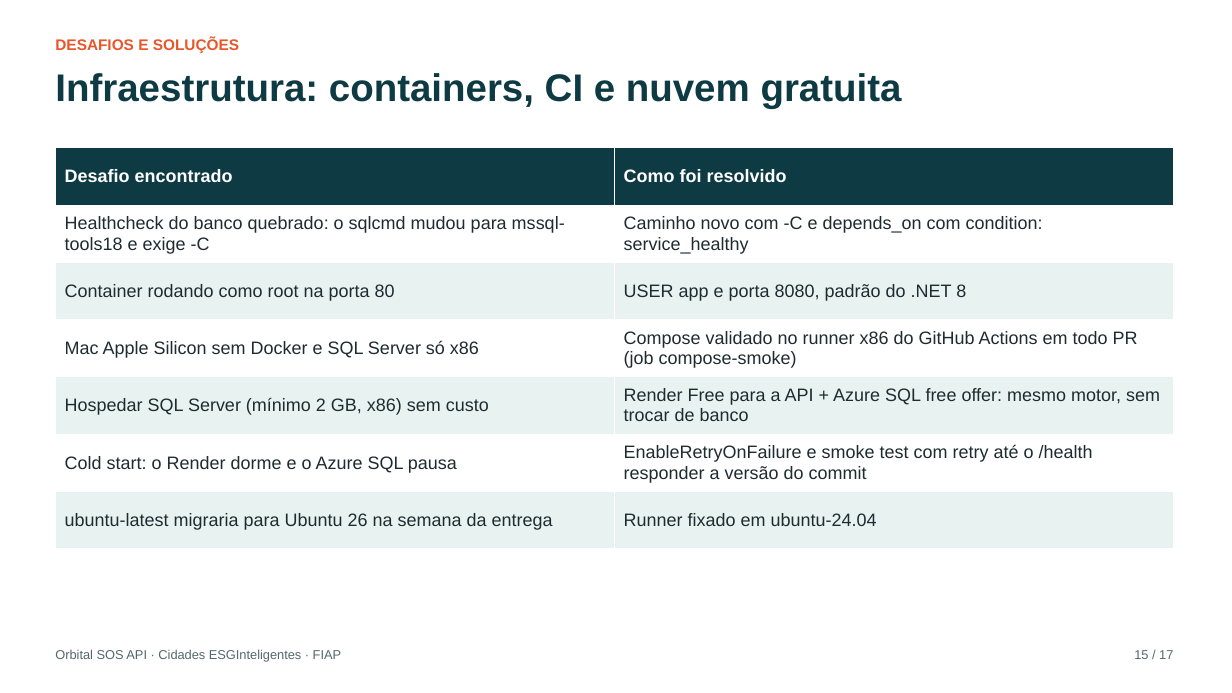
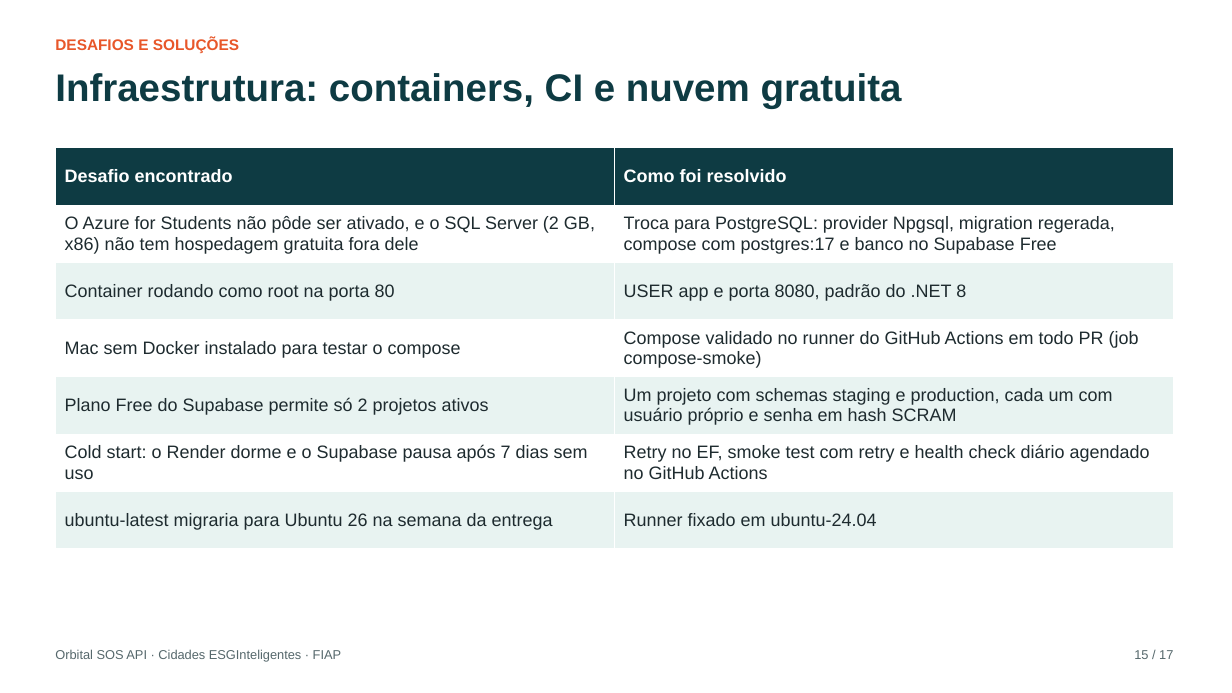
Before and after one commit to vsilva1997/orbital-sos-api, a slide deck: slide 15 of docs/Documentacao_DevOps.pptx. Drawn at 1232x693 pixels with LibreOffice and Linux fonts; fonts in the diff are those of the drawing. Boxes give left, top, right and bottom in pixels: in the first picture for what was removed or moved away, otherwise in the second. Text is boxed around its words. In the diff, an @@ line names an element or a change of style, - is before the commit and + after.

```diff
--- a/docs/Documentacao_DevOps.pptx
+++ b/docs/Documentacao_DevOps.pptx
@@ table at (55, 148, 1174, 549) @@
-row 2, column 1: Healthcheck do banco quebrado: o sqlcmd mudou para mssql-tools18 e exige -C
+row 2, column 1: O Azure for Students não pôde ser ativado, e o SQL Server (2 GB, x86) não tem hospedagem gratuita fora dele
-row 2, column 2: Caminho novo com -C e depends_on com condition: service_healthy
+row 2, column 2: Troca para PostgreSQL: provider Npgsql, migration regerada, compose com postgres:17 e banco no Supabase Free
-row 4, column 1: Mac Apple Silicon sem Docker e SQL Server só x86
+row 4, column 1: Mac sem Docker instalado para testar o compose
-row 4, column 2: Compose validado no runner x86 do GitHub Actions em todo PR (job compose-smoke)
+row 4, column 2: Compose validado no runner do GitHub Actions em todo PR (job compose-smoke)
-row 5, column 1: Hospedar SQL Server (mínimo 2 GB, x86) sem custo
+row 5, column 1: Plano Free do Supabase permite só 2 projetos ativos
-row 5, column 2: Render Free para a API + Azure SQL free offer: mesmo motor, sem trocar de banco
+row 5, column 2: Um projeto com schemas staging e production, cada um com usuário próprio e senha em hash SCRAM
-row 6, column 1: Cold start: o Render dorme e o Azure SQL pausa
+row 6, column 1: Cold start: o Render dorme e o Supabase pausa após 7 dias sem uso
-row 6, column 2: EnableRetryOnFailure e smoke test com retry até o /health responder a versão do commit
+row 6, column 2: Retry no EF, smoke test com retry e health check diário agendado no GitHub Actions
```
Also in this commit, not shown: 6 other slides changed, 4 other files.
